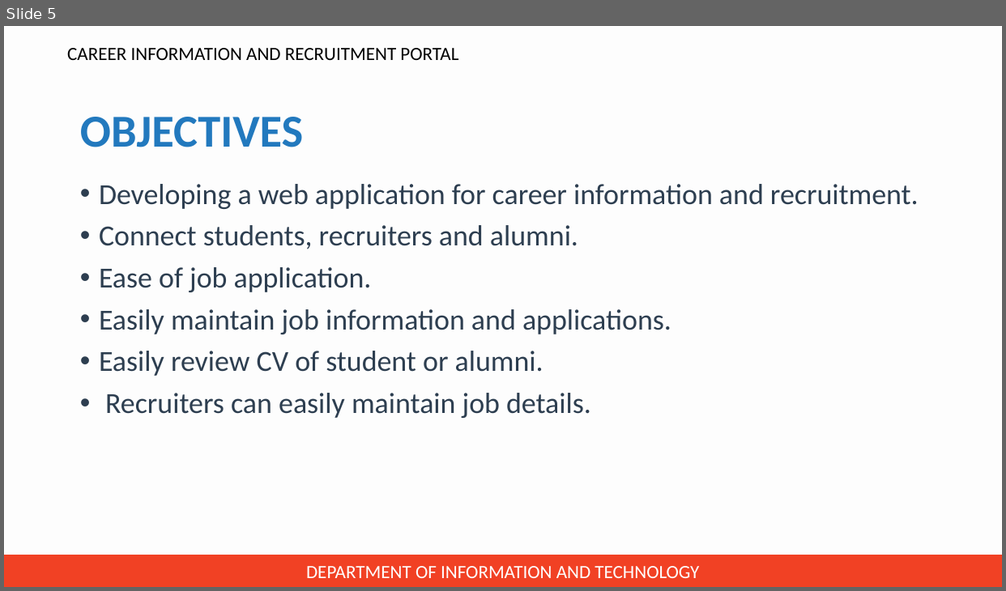
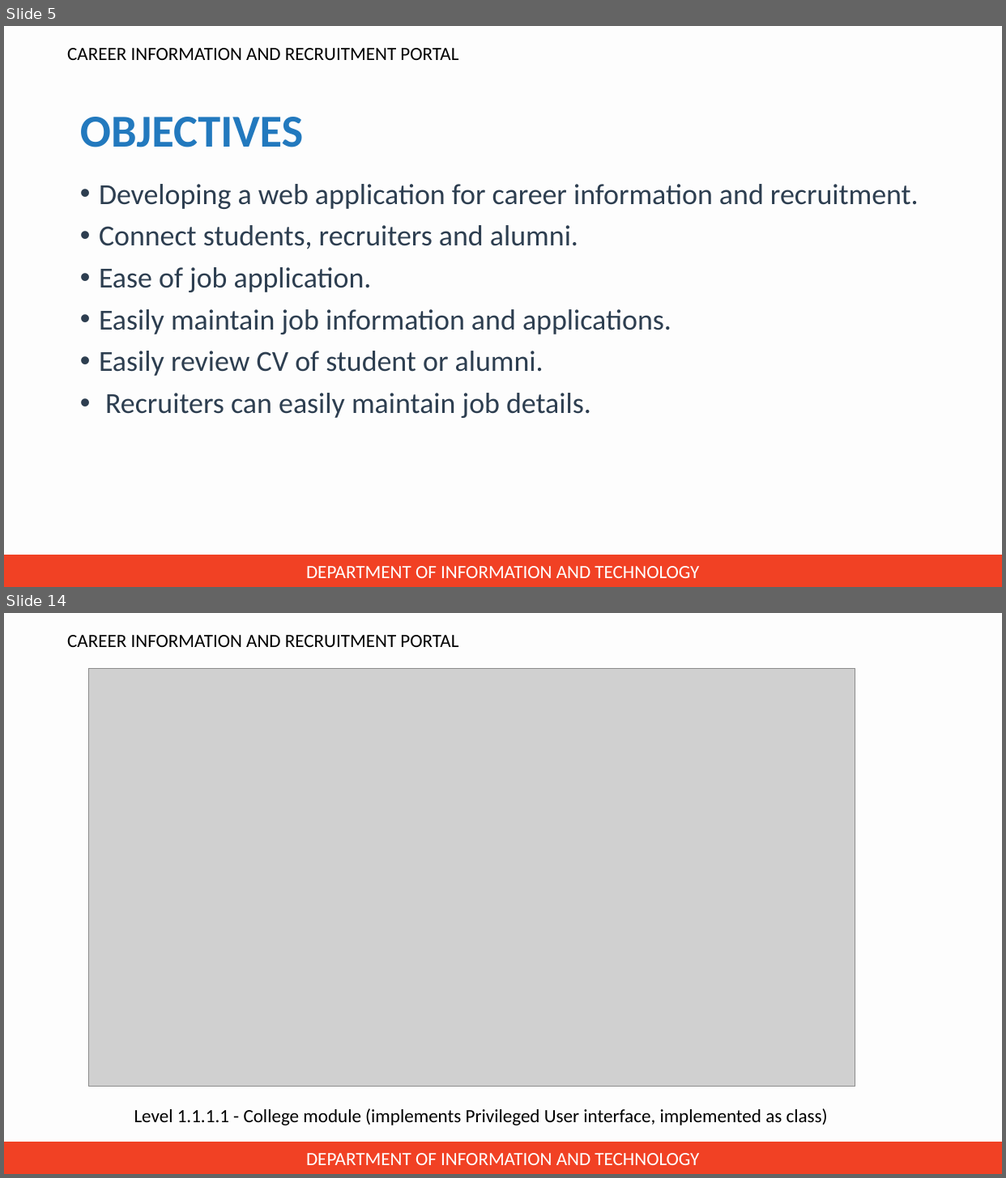
Before and after one commit to jincy-p-janardhanan/Career-Information-and-Recruitment-Portal, a slide deck: Presentation for zeroth review/PPT for zeroth review.pptx. Shown one above the other, each under a label of ours: slide 5 before the commit, slides 5 and 14 after it; the slides between them are not shown. The pictures are 1006x591 and 1006x1178 pixels, drawn with LibreOffice and Linux fonts; fonts in the diff are those of the drawing; grey boxes stand for pictures; background and template pictures are left out. Boxes give left, top, right and bottom in pixels: in the first picture for what was removed or moved away, otherwise in the second. Text is boxed around its words. In the diff, an @@ line names an element or a change of style, - is before the commit and + after.

```diff
--- a/Presentation for zeroth review/PPT for zeroth review.pptx
+++ b/Presentation for zeroth review/PPT for zeroth review.pptx
@@ slide 14 added at bbox=[4, 613, 1002, 1174], background #F2F2F2 at 9% opacity; not listed: 2 template elements that a slide beside it also shows @@
@@ picture added at bbox=[89, 669, 855, 1087] @@
@@ text added at bbox=[134, 1109, 828, 1126], 18 pt, text #000000 @@
+Level 1.1.1.1 - College module (implements Privileged User interface, implemented as class)
```
Also in this commit, not shown: 5 slides changed, 28 other slides added, 2 slides removed.
